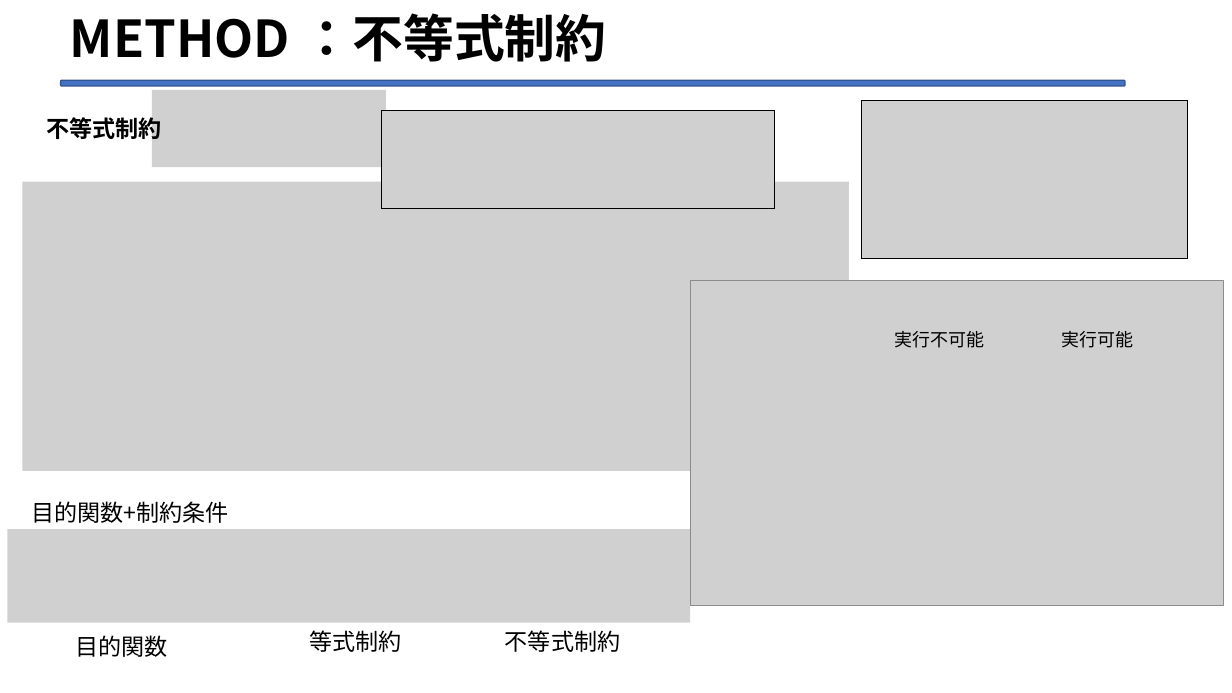
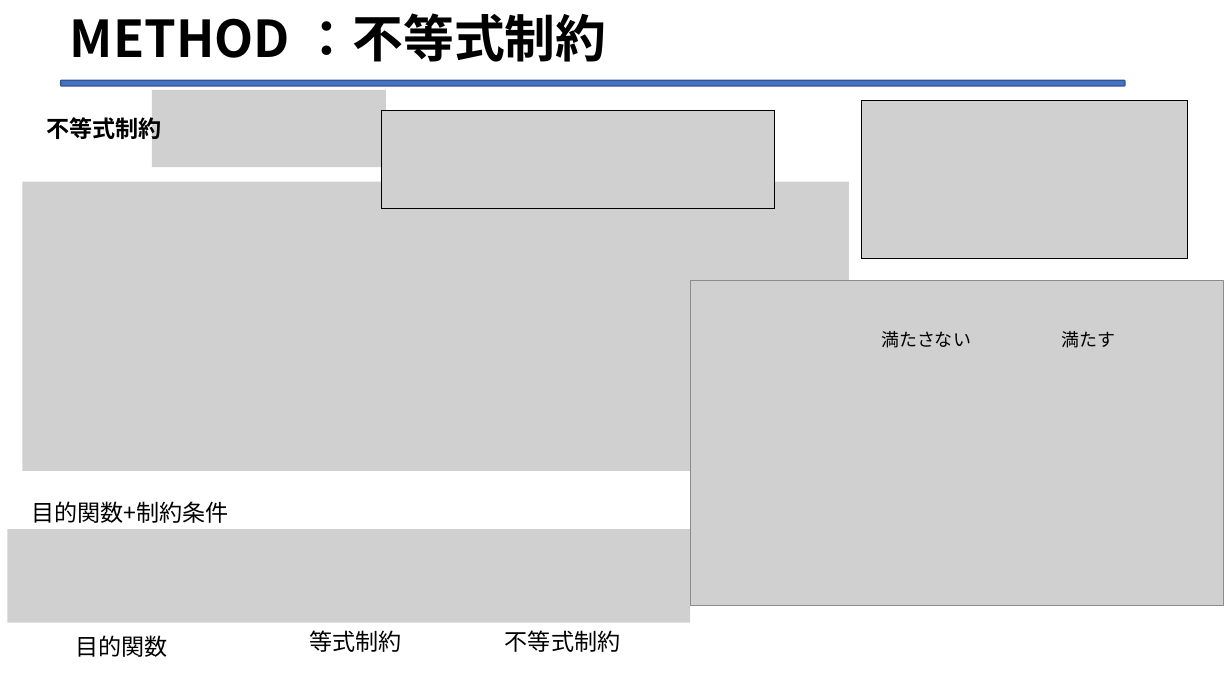
Before and after one commit to Legolas9999/zemi, a slide deck: slide 11 of 第二次/lcj_ron_zemi2.pptx. Drawn at 1232x693 pixels with LibreOffice and Linux fonts; fonts in the diff are those of the drawing; grey boxes stand for pictures. Boxes give left, top, right and bottom in pixels: in the first picture for what was removed or moved away, otherwise in the second. Text is boxed around its words. In the diff, an @@ line names an element or a change of style, - is before the commit and + after.

```diff
--- a/第二次/lcj_ron_zemi2.pptx
+++ b/第二次/lcj_ron_zemi2.pptx
@@ text at (x1=881, y1=331, x2=971, y2=348): text changed @@
-実行不可能
+満たさない
@@ text at (x1=1061, y1=331, x2=1115, y2=348): text changed @@
-実行可能
+満たす
```
Also in this commit, not shown: 10 other slides changed.
